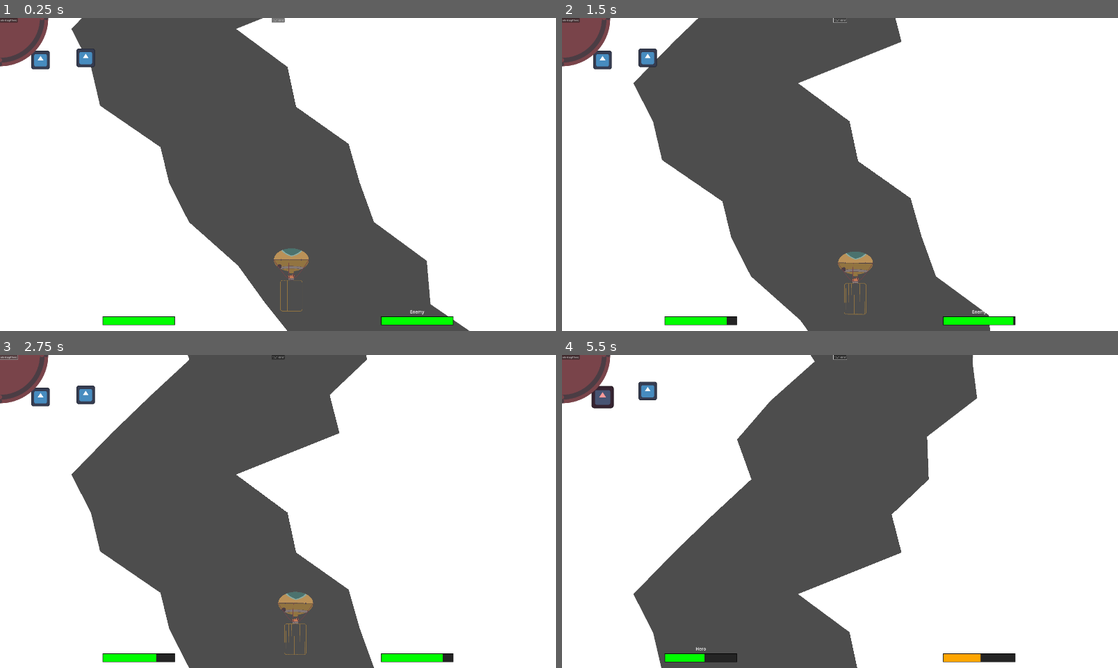
Above: before the commit, frames 1-4 (two rows, left to right).
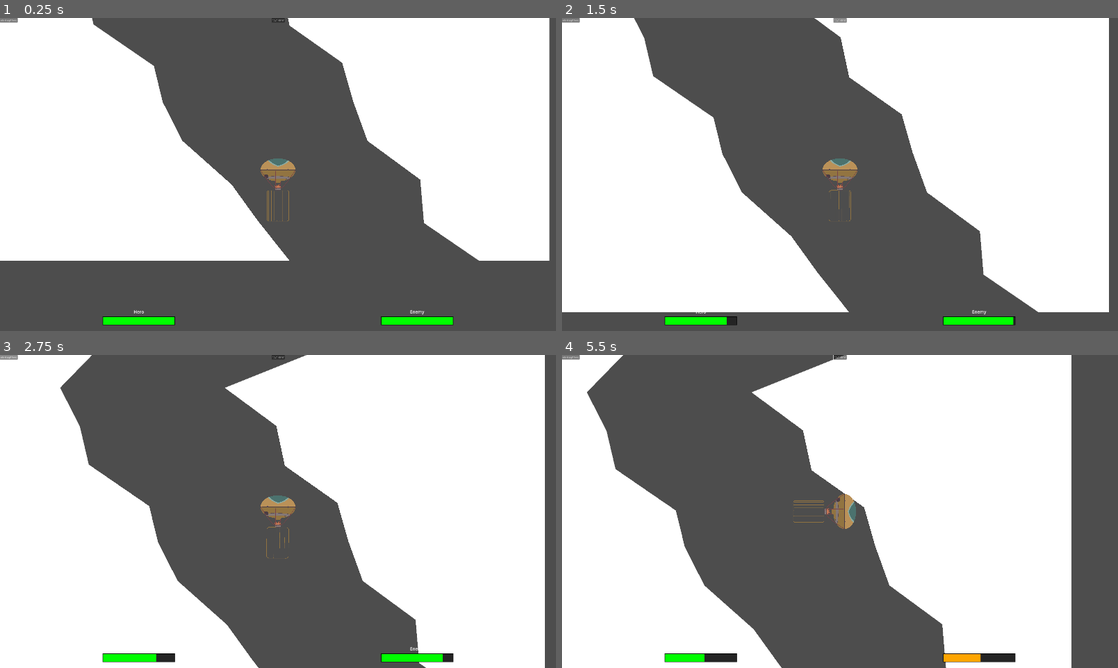
Above: after the commit, the same moments.

Repository: panorb/ludum-dare-53
Game: Godot game, scene res://world.tscn
Same seed, same stepped clock (60 frames per second), same inputs: the game is played once before the commit and once after it. The engine's default icon, where the game draws it, is replaced by a stand-in: a white triangle on a blue panel in a dark square. Sound files missing from this copy of the repository are replaced by a short silence.
Inputs (mouse positions are in pixels of both pictures, inside the frame that each line leads up to):
- Up to frame 1 (0.25 s): no input
- Up to frame 2 (1.5 s): click "ein knopf hero" at 0.5 s; click "novh einer" at 1.25 s
- Up to frame 3 (2.75 s): click "ein knopf hero" at 2 s
- Up to frame 4 (5.5 s): click "novh einer" at 2.75 s; click "ein knopf hero" at 3.5 s; click "novh einer" at 4.25 s; tap Enter (ui_accept) at 5, 5.27 s; move the mouse to (962, 495) at 5.02 s; press the mouse at (962, 495) at 5.03 s

The runs differ from the first frame. In frame 1, 33% of the frame differs, in the area x 0-100%, y 0-100%; in frame 2, 24%; in frame 3, 24%; in frame 4, 46%.

Commit message:
Change camera to center

Diff:
--- a/godot/game/balloon/balloon.tscn
+++ b/godot/game/balloon/balloon.tscn
@@ -27,6 +27,8 @@
 z_index = -1
 position = Vector2(0, 540)
 
+[node name="Camera2D" type="Camera2D" parent="Cage"]
+
 [node name="Fire" type="Sprite2D" parent="."]
 texture = ExtResource("3_ugihq")
 offset = Vector2(-2, 210)
@@ -47,25 +49,8 @@
 stream = ExtResource("5_21m5w")
 volume_db = 12.0
 
-[node name="RigidBody2D" type="RigidBody2D" parent="."]
-mass = 100.0
-max_contacts_reported = 5
-contact_monitor = true
-
-[node name="CollisionShapeMain3" type="CollisionShape2D" parent="RigidBody2D"]
-position = Vector2(3.33325, -76.667)
-rotation = 1.5708
-shape = SubResource("CapsuleShape2D_bwuof")
-
-[node name="CollisionShapeMain4" type="CollisionShape2D" parent="RigidBody2D"]
-position = Vector2(-0.000244141, 443.334)
-shape = SubResource("RectangleShape2D_jwevs")
-
 [node name="BalloonHitCaveSound2" type="AudioStreamPlayer" parent="."]
 stream = ExtResource("6_grttb")
 
 [node name="BalloonHitCaveSound3" type="AudioStreamPlayer2D" parent="."]
 stream = ExtResource("7_fcm70")
-
-[connection signal="finished" from="BalloonHitCaveSound1" to="." method="_on_audio_finished"]
-[connection signal="body_entered" from="RigidBody2D" to="." method="_on_rigid_body_entered"]
--- a/godot/game/cave/cave.tscn
+++ b/godot/game/cave/cave.tscn
@@ -1,10 +1,20 @@
-[gd_scene load_steps=3 format=3 uid="uid://dqj2lfswoqmh1"]
+[gd_scene load_steps=4 format=3 uid="uid://dqj2lfswoqmh1"]
 
 [ext_resource type="Script" path="res://game/cave/cave.gd" id="1_1se05"]
-[ext_resource type="AudioStream" path="res://game/cave/cave_background.ogg" id="2_ymtgq"]
+[ext_resource type="AudioStream" uid="uid://rav37wekdeod" path="res://game/cave/cave_background.ogg" id="2_ymtgq"]
+
+[sub_resource type="RectangleShape2D" id="RectangleShape2D_no42q"]
+size = Vector2(3819, 102)
 
 [node name="Cave" type="Node2D"]
 script = ExtResource("1_1se05")
 
 [node name="BackgroundAudioStreamPlayer" type="AudioStreamPlayer" parent="."]
 stream = ExtResource("2_ymtgq")
+
+[node name="Area2D" type="Area2D" parent="."]
+
+[node name="CollisionShape2D" type="CollisionShape2D" parent="Area2D"]
+visible = false
+position = Vector2(1927.5, 2104)
+shape = SubResource("RectangleShape2D_no42q")
